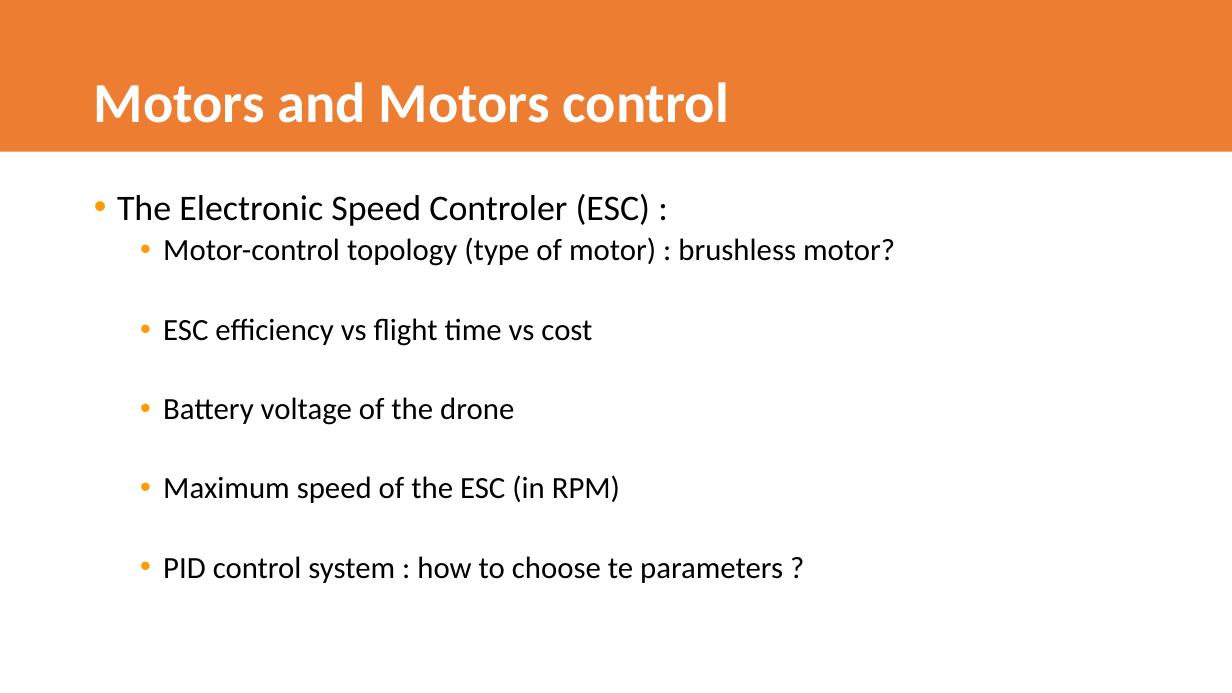
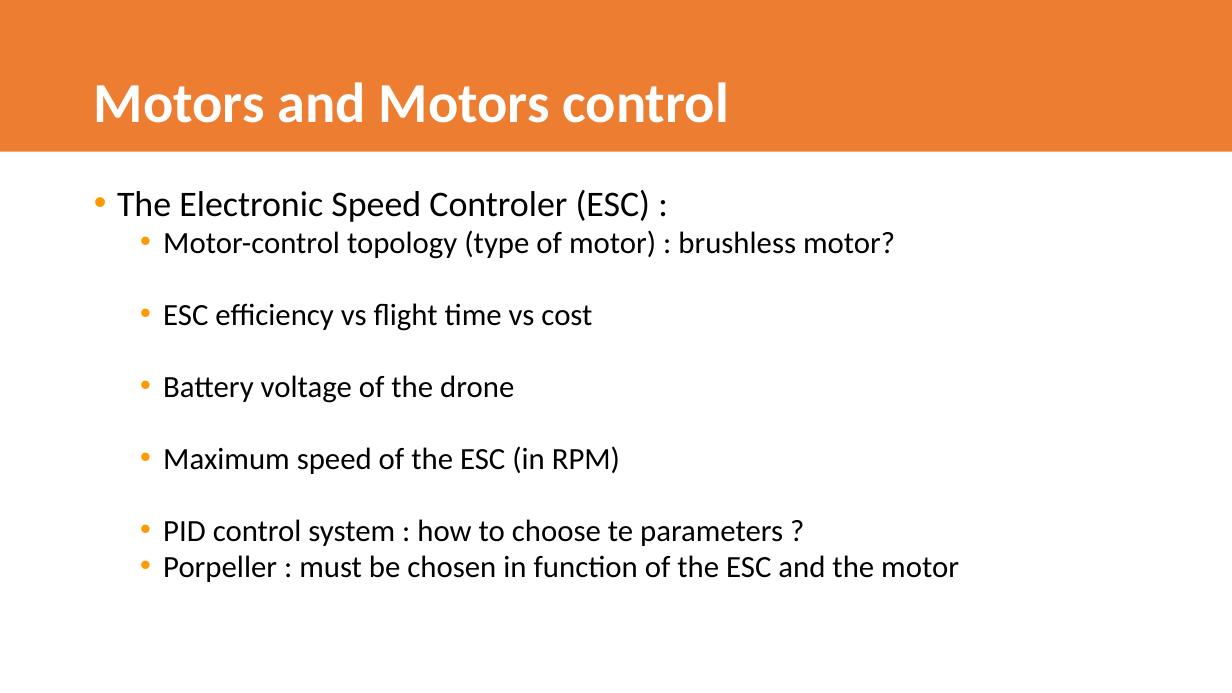
Before and after one commit to delhayead/Drone-Project, a slide deck: slide 5 of Présentation1.pptx. Drawn at 1232x693 pixels with LibreOffice and Linux fonts; fonts in the diff are those of the drawing; background and template pictures are left out. Boxes give left, top, right and bottom in pixels: in the first picture for what was removed or moved away, otherwise in the second. Text is boxed around its words. In the diff, an @@ line names an element or a change of style, - is before the commit and + after.

```diff
--- a/Présentation1.pptx
+++ b/Présentation1.pptx
@@ text at (x1=117, y1=190, x2=895, y2=546): line spacing 0.9 to 0.8 @@
@@ text at (x1=163, y1=555, x2=959, y2=582): paragraph added @@
+  • Porpeller : must be chosen in function of the ESC and the motor
```
Also in this commit, not shown: 5 other slides changed, 1 slide added, 1 other file.
